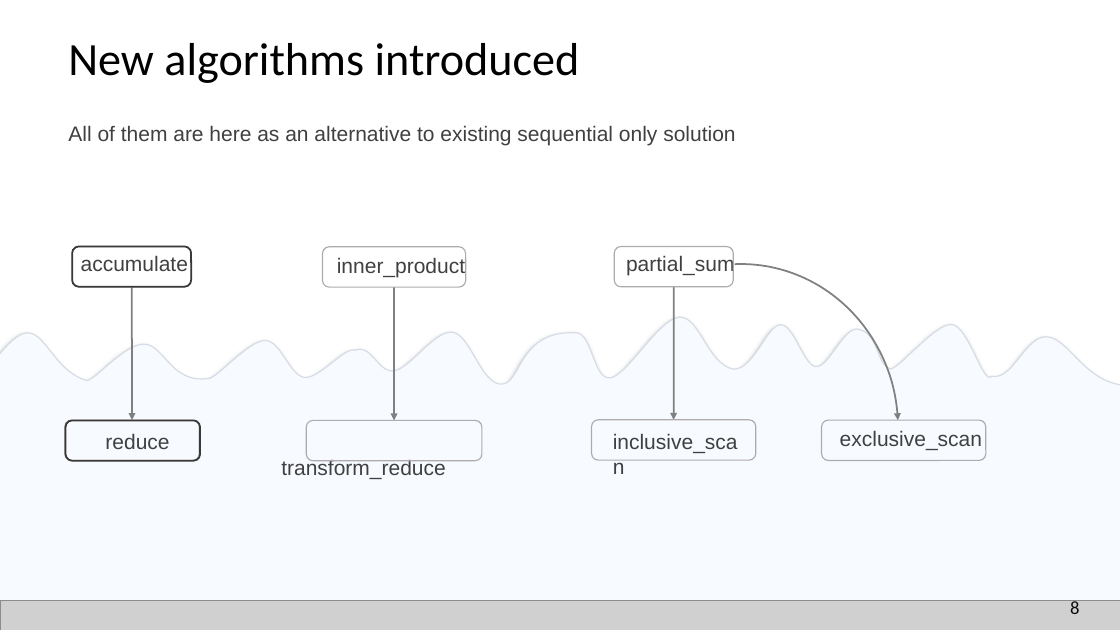
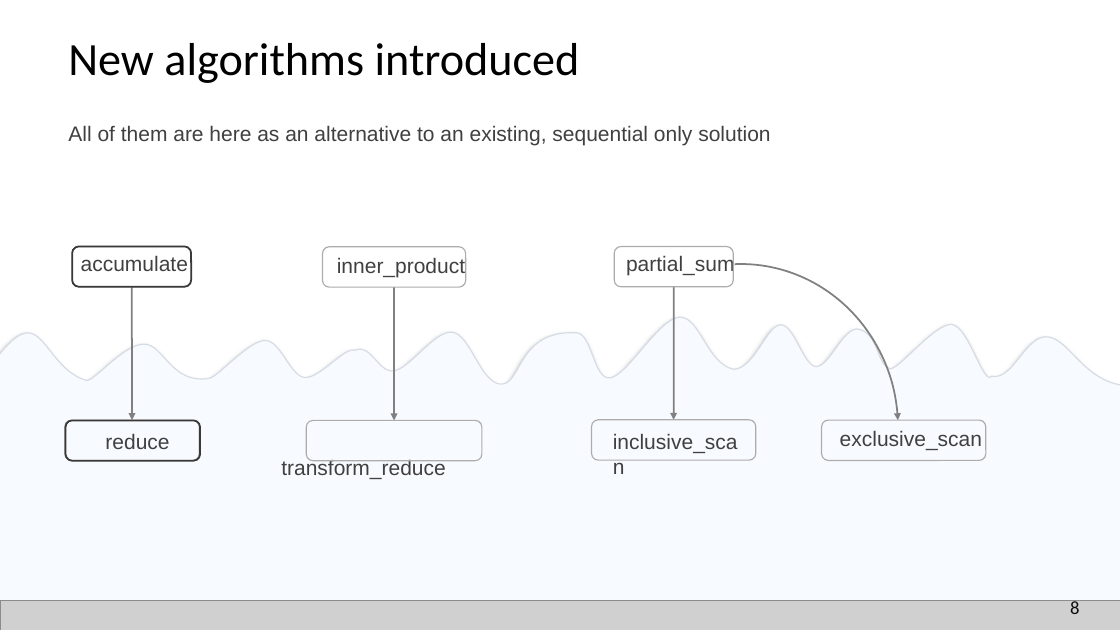
Before and after one commit to EmptySquareBubble/StoriesFromAParallelUniverse-, a slide deck: slide 9 of stories_from_a_paralel_universe.pptx. Drawn at 1120x630 pixels with LibreOffice and Linux fonts; fonts in the diff are those of the drawing; grey boxes stand for pictures. Boxes give left, top, right and bottom in pixels: in the first picture for what was removed or moved away, otherwise in the second. Text is boxed around its words. In the diff, an @@ line names an element or a change of style, - is before the commit and + after.

Commit message:
grammar

```diff
--- a/stories_from_a_paralel_universe.pptx
+++ b/stories_from_a_paralel_universe.pptx
@@ text at bbox=[68, 125, 770, 146]: text changed @@
-  All of them are here as an alternative to existing sequential only solution
+  All of them are here as an alternative to an existing, sequential only solution
```
Also in this commit, not shown: 14 other slides changed.
